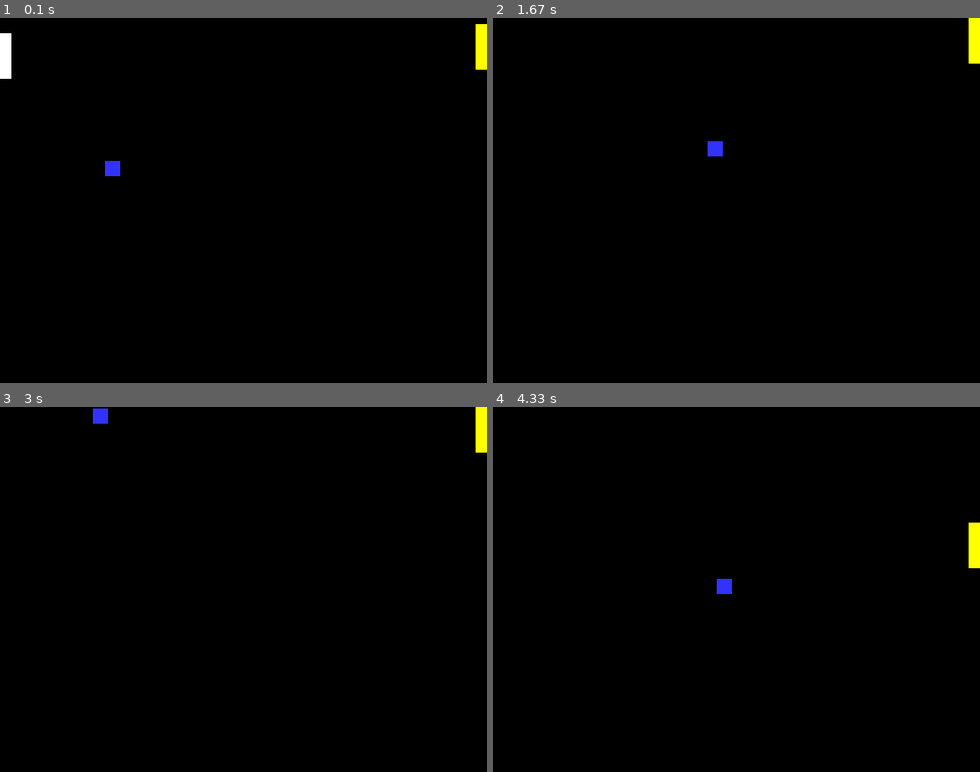
Above: before the commit, frames 1-4 (two rows, left to right).
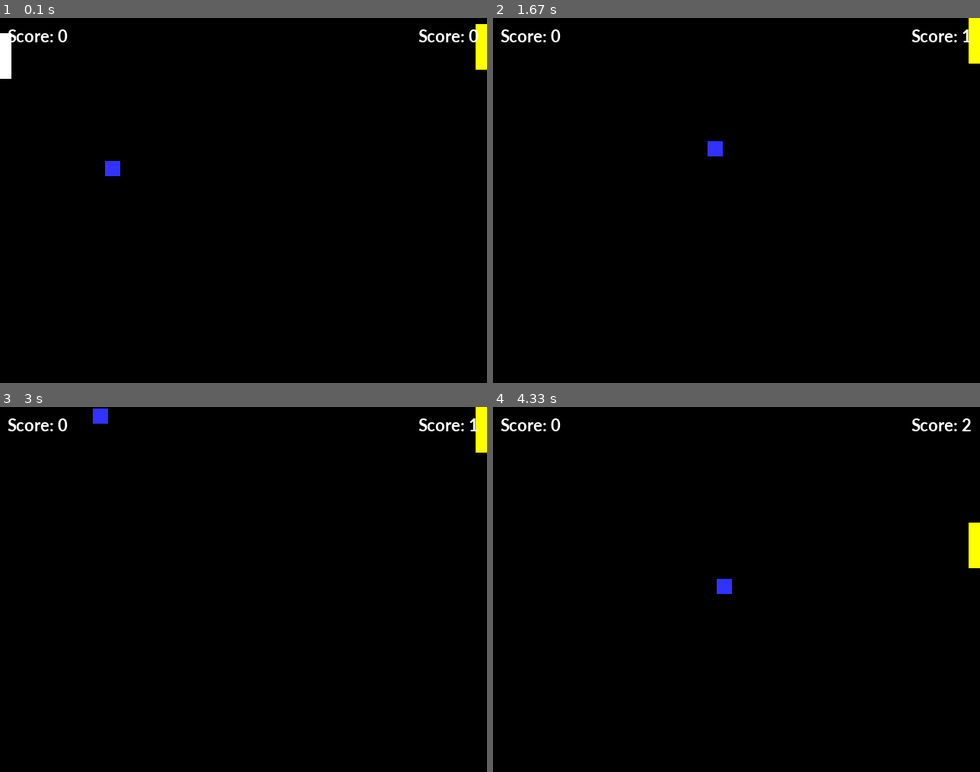
Above: after the commit, the same moments.

Repository: JavierRT7/RamosTurnes-classwork
Game: pygame game, started from pyGame/Pong/Pong.py
The game is run twice, just before and just after one commit, with the same random seed, the same clock (stepped at 60 frames per second) and the same inputs.
Inputs:
- Up to frame 1 (0.1 s): no input
- Up to frame 2 (1.67 s): hold Up 0.33-0.8 s; hold Down 0.83-1.13 s; hold Up 1.17-1.53 s; hold Down from 1.57 s (still down)
- Up to frame 3 (3 s): release Down at 1.93 s; hold Up 1.97-2.27 s; hold Down 2.3-2.6 s; hold Up from 2.63 s (still down)
- Up to frame 4 (4.33 s): release Up at 3 s; hold Down 3.03-3.4 s; hold Up 3.43-3.73 s; hold Down 3.77-4.07 s; hold Up from 4.1 s (still down)

The runs differ from the first frame. In frame 1, 0.4% of the frame differs, in the area x 1-99%, y 3-7%; in frame 2, 0.4%; in frame 3, 0.4%; in frame 4, 0.4%.

Commit message:
Update Pong.py

Diff:
--- a/pyGame/Pong/Pong.py
+++ b/pyGame/Pong/Pong.py
@@ -36,6 +36,12 @@
 ai_collision_y1 = y_ai + 30
 ai_collision_y2 = y_ai - 30
 ai_direction = 2
+colour = BLACK
+winner = '.'
+score = 'Score: 0'
+score_int = 0
+score2 = 'Score: 0'
+score2_int = 0
 # -- Manages how fast screen refreshes
 clock = pygame.time.Clock()
 ### -- Game Loop
@@ -94,17 +100,54 @@
       x_direction = 2
       x_val = 320
       y_val = 200
+      score_int = score_int + 1
       #End If
   if x_val < -10:
       x_direction = -2
       x_val = 320
       y_val = 200
+      score2_int = score2_int + 1
       #End If
   if y_val < 0:
       y_direction = 2
       #End If
   if y_val > 480:
       y_direction = -2
+      #End if
+  if score_int == 1:
+      score = 'Score: 1'
+      #End If
+  if score_int == 2:
+      score = 'Score: 2'
+      #End If
+  if score_int == 3:
+      score = 'Score: 3'
+      #End If
+  if score_int == 4:
+      score = 'Score: 4'
+      #End If
+  if score_int == 5:
+      score = 'Score: 5'
+      winner = 'Player Wins!'
+      colour = WHITE
+      #End If
+  if score2_int == 1:
+      score2 = 'Score: 1'
+      #End If
+  if score2_int == 2:
+      score2 = 'Score: 2'
+      #End If
+  if score2_int == 3:
+      score2 = 'Score: 3'
+      #End If
+  if score2_int == 4:
+      score2 = 'Score: 4'
+      #End If
+  if score2_int == 5:
+      score2 = 'Score: 5'
+      winner = 'Computer Wins!'
+      colour = WHITE
+      #End If
   x_val = x_val + x_direction
   y_val = y_val + y_direction
   y_ai = y_ai + ai_direction
@@ -116,6 +159,15 @@
   pygame.draw.rect(screen, BLUE, (x_val,y_val,ball_width,ball_width))
   pygame.draw.rect(screen, WHITE, (x_padd, y_padd, padd_length, padd_width))
   pygame.draw.rect(screen, YELLOW, (x_ai, y_ai, ai_length, ai_width))
+  font = pygame.font.SysFont('Calibri', 25, True, False)
+  text = font.render(score, True, WHITE)
+  screen.blit(text, [10, 10])
+  font = pygame.font.SysFont('Calibri', 25, True, False)
+  text = font.render(score2, True, WHITE)
+  screen.blit(text, [550, 10])
+  font = pygame.font.SysFont('Calibri', 60, True, False)
+  text = font.render(winner, True, colour)
+  screen.blit(text, [200, 240])
   # -- flip display to reveal new position of objects
   pygame.display.flip()
   # - The clock ticks over
